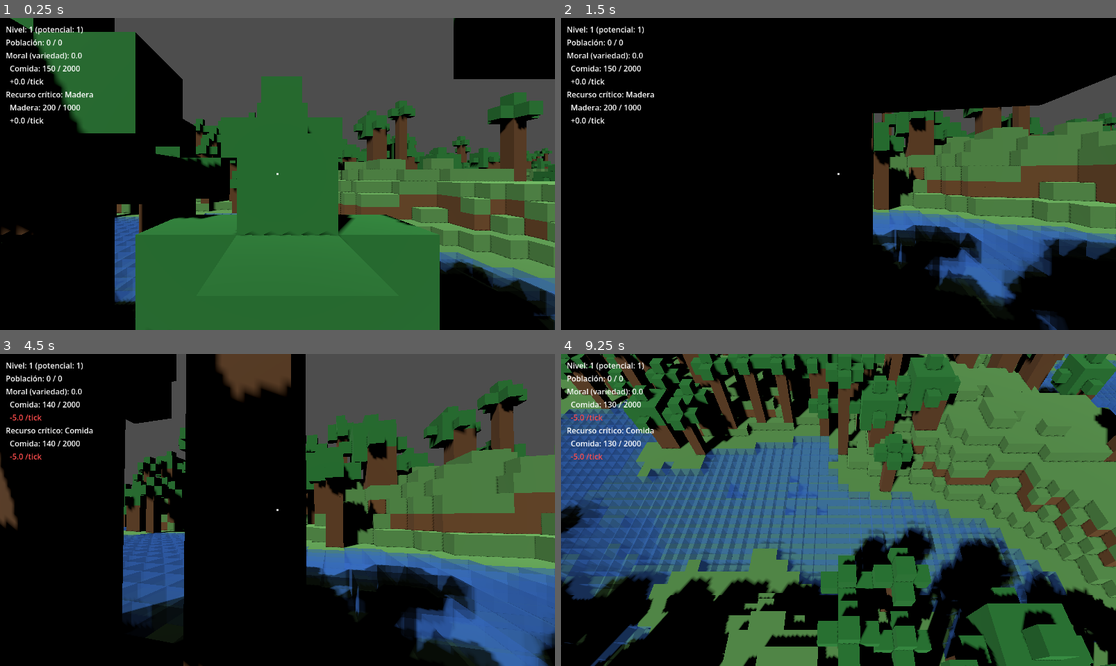
Above: before the commit, frames 1-4 (two rows, left to right).
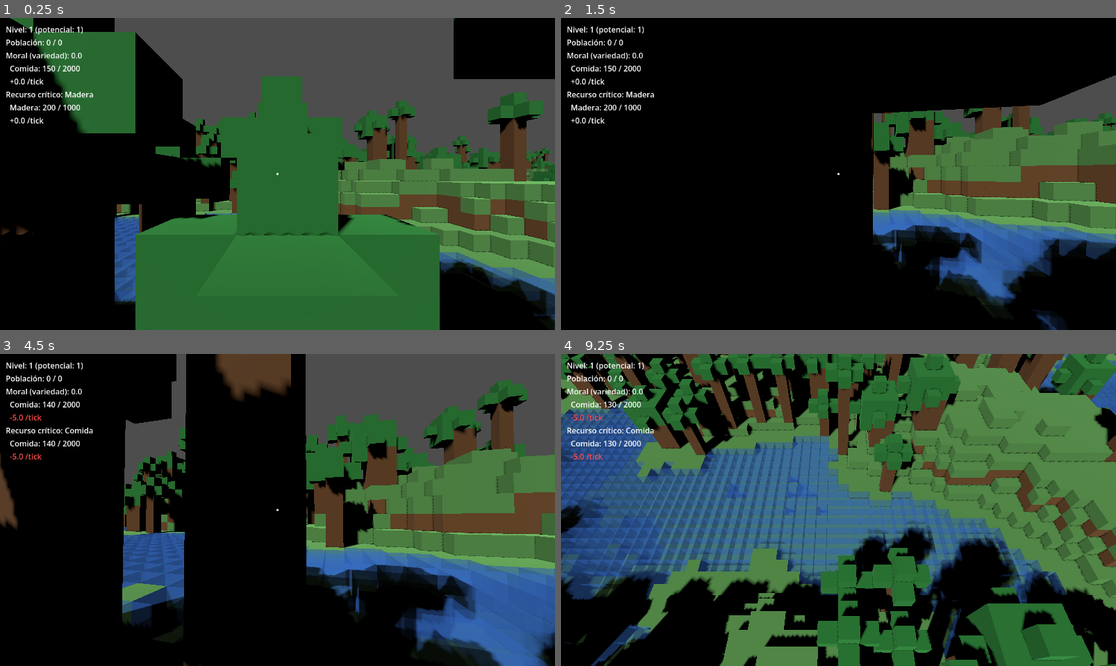
Above: after the commit, the same moments.

Repository: gigalipa/craft-to-nation
Game: Godot game, scene res://scenes/Main.tscn
The game is run twice, just before and just after one commit, with the same random seed, the same clock (stepped at 60 frames per second) and the same inputs.
Inputs (mouse positions are in pixels of both pictures, inside the frame that each line leads up to):
- Up to frame 1 (0.25 s): no input
- Up to frame 2 (1.5 s): tap Enter at 0.5 s; move the mouse to (866, 174) at 0.52 s; hold Shift 0.53-1.28 s; hold W from 0.53 s (still down); click (866, 174) at 0.67 s; tap Space at 0.77 s; move the mouse to (810, 174) at 1.27 s; tap Ctrl at 1.35 s
- Up to frame 3 (4.5 s): keep holding W; tap Space at 1.52, 2.75, 3.02, 3.77 s; move the mouse to (288, 503) at 2.02 s; hold Q 2.03-2.78 s; move the mouse to (271, 516) at 2.77 s; tap E at 2.85 s; click (271, 516) at 2.92 s; move the mouse to (316, 513) at 3.52 s; tap 1 at 3.6 s; move the mouse to (233, 506) at 4.27 s; tap 2 at 4.35 s
- Up to frame 4 (9.25 s): tap Space at 4.52, 5.75, 6.02, 6.77, 7.52, 9.02 s; tap Enter at 5 s; move the mouse to (844, 510) at 5.02 s; tap 0 at 5.1 s; click (844, 510) at 5.17 s; move the mouse to (816, 503) at 5.77 s; release W at 5.78 s; hold D 5.78-6.53 s; tap M at 5.85 s; move the mouse to (866, 510) at 6.52 s; hold W 6.53-8.78 s; tap H at 6.6 s; move the mouse to (810, 510) at 7.27 s; tap L at 7.35 s; click (810, 510) at 7.42 s; move the mouse to (849, 503) at 8.02 s; tap B at 8.1 s; move the mouse to (832, 516) at 8.77 s; hold A from 8.78 s (still down); tap C at 8.85 s

Frames 1-2 are identical in both runs. In frame 3, 0.6% of the frame differs, in the area x 22-99%, y 18-98%; in frame 4, less than 0.1%.

Commit message:
fix: naciente de río como banda de altura, y reintentar hasta reunir NUM_RIOS ríos reales
Bug real, reportado jugando en vivo: con AMPLITUD_DETALLE_RELIEVE alto,
la topografía se ve bien (picos puntiagudos) pero no aparece ningún río
pese a haber picos suficientemente altos.

Root cause 1: MARGEN_NACIENTE_RIO era un único umbral inferior sin techo.
El ruido de detalle es más fuerte precisamente cerca de las cumbres, así
que la franja más alta del mundo queda con relieve local caótico y
_trazar_rio() se atasca ahí de inmediato (cauce de 1 sola celda). Ahora
MARGEN_NACIENTE_RIO es una banda [margen_inferior, margen_superior]
(valor inicial [5, 1]) que excluye esa franja más alta y caótica,
dejando nacer los ríos desde el "hombro" más estable de la montaña.

Root cause 2 (más grave, afectaba también a los parámetros por defecto):
_generar_rios() hacía exactamente NUM_RIOS sorteos sin reintentar. En un
mundo real la mayoría de las regiones elevadas son cuencas cerradas que
nunca llegan al mar (verificado con datos reales: de 18 regiones
candidatas, solo 3 llegaban a desembocar en agua). Bastaba que el
sorteo cayera en varias cuencas cerradas para terminar con CERO ríos
visibles en todo el mapa, sin ningún error. Ahora se sigue sorteando la
siguiente candidata (sin ocupar un cupo de NUM_RIOS) hasta reunir
NUM_RIOS cauces que sí llegan a agua, o agotar las candidatas.

Verificado con datos reales: con los parámetros por defecto (15/0.5) y
también con los experimentales del reporte (EXPONENTE_RELIEVE=0.45,
AMPLITUD_DETALLE_RELIEVE=4.0), TEST 22 (al menos un río real) pasa.

30/30 pruebas de GeneradorMundoTest y 37/37 de BlueprintValidatorTest
(Test.tscn) pasan.

Co-Authored-By: Claude Sonnet 5 <noreply@anthropic.com>
Claude-Session: https://claude.ai/code/session_01SJTyjZex75AFX3j4vFf7i6

Diff:
--- a/godot/scripts/GeneradorMundo.gd
+++ b/godot/scripts/GeneradorMundo.gd
@@ -283,14 +283,21 @@
 ## constante ajustable como UMBRAL_HIERRO/EXPONENTE_RELIEVE.
 const NUM_RIOS := 6
 
-## Una columna es candidata a naciente de río si su altura está a lo sumo
-## esta distancia por debajo de ALTURA_MAXIMA (Sección 1). Subido de 3 a 6
-## (decisión tomada jugando en vivo): con margen 3 (altura >= 12) solo
-## calificaban las cumbres más altas del mundo; con 6 (altura >= 9) también
-## nacen ríos de colinas medias, no solo picos. Subido después a 10
-## (altura >= 5) para ampliar aún más el rango de colinas que pueden dar
-## nacimiento a un río.
-const MARGEN_NACIENTE_RIO := 10
+## Banda de altura [margen_inferior, margen_superior] dentro de la cual una
+## columna es candidata a naciente de río, medida como distancia por debajo
+## de ALTURA_MAXIMA (Sección 1): candidata si su altura está en
+## [ALTURA_MAXIMA - margen_inferior, ALTURA_MAXIMA - margen_superior]. Por
+## ejemplo, con ALTURA_MAXIMA = 15 y esta banda [5, 1], califican las
+## columnas con altura entre 10 y 14 (inclusive).
+## Antes era un único umbral inferior sin techo (cualquier altura >= cierto
+## valor calificaba) — bug real, encontrado jugando en vivo con
+## AMPLITUD_DETALLE_RELIEVE alto: el ruido de detalle es más fuerte
+## precisamente cerca de las cumbres (factor_extremo ~1), así que la propia
+## cumbre exacta queda con relieve local caótico y _trazar_rio() se atasca
+## ahí de inmediato (cauce de 1 sola celda, descartado). El margen superior
+## excluye esa franja más alta y caótica, dejando nacer los ríos desde el
+## "hombro" más estable de la montaña, un poco por debajo de la cumbre.
+const MARGEN_NACIENTE_RIO: Array[int] = [5, 1]
 
 ## Distancia mínima en línea recta (celdas) entre dos nacientes elegidas —
 ## evita que varios de los NUM_RIOS ríos nazcan todos de la misma montaña
@@ -300,7 +307,7 @@
 ## sorteo. Si el terreno alto está muy concentrado, esto puede dejar menos
 ## de NUM_RIOS nacientes disponibles — _generar_rios() simplemente genera
 ## los que alcancen, no es un error.
-const MIN_DISTANCIA_NACIENTES := 20
+const MIN_DISTANCIA_NACIENTES := 10
 
 const ANCHO_MINIMO_RIO := 2
 const ANCHO_MAXIMO_RIO := 6
@@ -563,10 +570,13 @@
 
 
 func _generar_rios(semilla: int, ancho_mundo: int, largo_mundo: int) -> void:
+	var altura_min_naciente: int = ALTURA_MAXIMA - MARGEN_NACIENTE_RIO[0]
+	var altura_max_naciente: int = ALTURA_MAXIMA - MARGEN_NACIENTE_RIO[1]
 	var candidatos_brutos: Array[Vector2i] = []
 	for x in range(ancho_mundo):
 		for z in range(largo_mundo):
-			if altura_en(x, z) >= ALTURA_MAXIMA - MARGEN_NACIENTE_RIO:
+			var h: int = altura_en(x, z)
+			if h >= altura_min_naciente and h <= altura_max_naciente:
 				candidatos_brutos.append(Vector2i(x, z))
 	if candidatos_brutos.is_empty():
 		return
@@ -584,29 +594,45 @@
 	var rng := RandomNumberGenerator.new()
 	rng.seed = semilla + 5
 
+	# Se sigue sorteando mientras falten ríos y queden candidatas — no solo
+	# NUM_RIOS sorteos — descartando de inmediato (sin ocupar un cupo) las
+	# candidatas cuyo cauce crudo ni siquiera llega a desembocar en agua. Bug
+	# real, encontrado jugando en vivo: con el diseño anterior (exactamente
+	# NUM_RIOS sorteos, sin reintentar), en un mundo real la mayoría de las
+	# regiones elevadas son cuencas cerradas que nunca llegan al mar —
+	# bastaba con que el sorteo cayera en varias de esas para terminar con
+	# CERO ríos visibles en todo el mapa, sin ningún error. Reintentar con
+	# la siguiente candidata hasta agotar la lista es la corrección: mismo
+	# criterio de descarte ya usado más abajo (Sección 2b), aplicado antes
+	# de gastar uno de los NUM_RIOS cupos.
 	var rios: Array[Dictionary] = []
-	for i in range(NUM_RIOS):
-		if candidatos.is_empty():
-			break
+	while rios.size() < NUM_RIOS and not candidatos.is_empty():
 		var idx: int = rng.randi() % candidatos.size()
 		var origen: Vector2i = candidatos[idx]
 		candidatos.remove_at(idx)
 		var ancho: int = rng.randi_range(ANCHO_MINIMO_RIO, ANCHO_MAXIMO_RIO)
-		rios.append({
-			"indice": i,
-			"origen": origen,
-			"ancho": ancho,
-			"altura_nacimiento": altura_en(origen.x, origen.y),
-			"cauce_crudo": _trazar_rio(origen, ancho_mundo, largo_mundo),
-		})
+		var cauce_crudo: Array[Vector2i] = _trazar_rio(origen, ancho_mundo, largo_mundo)
+
 		# Filtrar candidatas demasiado cerca de la naciente recién elegida
 		# (MIN_DISTANCIA_NACIENTES) — no consume el RNG, así que no afecta el
-		# determinismo de los sorteos siguientes.
+		# determinismo de los sorteos siguientes. Se aplica siempre, haya
+		# tenido éxito esta naciente o no (evita reintentar la misma zona).
 		var candidatos_lejanos: Array[Vector2i] = []
 		for c in candidatos:
 			if Vector2(c.x - origen.x, c.y - origen.y).length() >= MIN_DISTANCIA_NACIENTES:
 				candidatos_lejanos.append(c)
 		candidatos = candidatos_lejanos
+
+		if cauce_crudo.size() < 2 or not es_agua_en(cauce_crudo[cauce_crudo.size() - 1].x, cauce_crudo[cauce_crudo.size() - 1].y):
+			continue
+
+		rios.append({
+			"indice": rios.size(),
+			"origen": origen,
+			"ancho": ancho,
+			"altura_nacimiento": altura_en(origen.x, origen.y),
+			"cauce_crudo": cauce_crudo,
+		})
 
 	_resolver_cruces(rios)
 
--- a/godot/scripts/GeneradorMundoTest.gd
+++ b/godot/scripts/GeneradorMundoTest.gd
@@ -330,10 +330,13 @@
 	# la selección de nacientes de _generar_rios() (mismo RNG sembrado en
 	# semilla+5) para poder verificar la invariante real sobre las celdas de
 	# cauce mismas, no sobre toda la franja.
+	var altura_min_naciente_t24: int = GeneradorMundoScript.ALTURA_MAXIMA - GeneradorMundoScript.MARGEN_NACIENTE_RIO[0]
+	var altura_max_naciente_t24: int = GeneradorMundoScript.ALTURA_MAXIMA - GeneradorMundoScript.MARGEN_NACIENTE_RIO[1]
 	var candidatos_brutos_t24: Array[Vector2i] = []
 	for x in range(VoxelWorld.ANCHO_MUNDO):
 		for z in range(VoxelWorld.LARGO_MUNDO):
-			if gen_full_a.altura_en(x, z) >= GeneradorMundoScript.ALTURA_MAXIMA - GeneradorMundoScript.MARGEN_NACIENTE_RIO:
+			var h_t24: int = gen_full_a.altura_en(x, z)
+			if h_t24 >= altura_min_naciente_t24 and h_t24 <= altura_max_naciente_t24:
 				candidatos_brutos_t24.append(Vector2i(x, z))
 	var regiones_t24: Array = GeneradorMundoScript._agrupar_regiones_elevadas(candidatos_brutos_t24)
 	var candidatos_t24: Array[Vector2i] = []
@@ -436,18 +439,22 @@
 		assert(not gen_casc27.es_cascada_en(celda27.x, celda27.y))
 	print("OK: ninguna celda de franja se marca como cascada si _aplicar_ancho_profundidad() no la registró antes como río real.")
 
-	print("\n=== TEST 28: un río cuyo cauce no llega a agua se descarta por completo (ninguna de sus celdas se registra como río) ===")
+	print("\n=== TEST 28: un cauce crudo que no llega a agua se descarta y se reintenta con la siguiente candidata (sin gastar un cupo de NUM_RIOS) ===")
 	# Reproduce exactamente la selección de nacientes/anchos de _generar_rios()
-	# (mismo RNG sembrado en semilla+5, mismo orden de sorteos) para poder
-	# identificar, en un mundo real ya generado, cuáles de los NUM_RIOS
-	# candidatos NO llegaron a agua — esos deben tener CERO celdas registradas
-	# como río en el mundo final, sin importar cuántos pasos haya recorrido su
-	# cauce crudo antes de quedar atrapado en una mesa/valle cerrado.
+	# (mismo RNG sembrado en semilla+5, mismo orden de sorteos, mismo criterio
+	# de reintento) para poder identificar, en un mundo real ya generado,
+	# candidatas cuyo cauce crudo NO llega a agua — esas deben tener CERO
+	# celdas registradas como río en el mundo final, y no deben contar para
+	# los NUM_RIOS ríos finales (Sección 1: se reintenta con la siguiente
+	# candidata en vez de terminar con menos ríos de los necesarios).
 	var gen_t28: RefCounted = GeneradorMundoScript.new(VoxelWorld.SEMILLA_MUNDO, VoxelWorld.ANCHO_MUNDO, VoxelWorld.LARGO_MUNDO)
+	var altura_min_naciente_t28: int = GeneradorMundoScript.ALTURA_MAXIMA - GeneradorMundoScript.MARGEN_NACIENTE_RIO[0]
+	var altura_max_naciente_t28: int = GeneradorMundoScript.ALTURA_MAXIMA - GeneradorMundoScript.MARGEN_NACIENTE_RIO[1]
 	var candidatos_brutos_t28: Array[Vector2i] = []
 	for x in range(VoxelWorld.ANCHO_MUNDO):
 		for z in range(VoxelWorld.LARGO_MUNDO):
-			if gen_t28.altura_en(x, z) >= GeneradorMundoScript.ALTURA_MAXIMA - GeneradorMundoScript.MARGEN_NACIENTE_RIO:
+			var h_t28: int = gen_t28.altura_en(x, z)
+			if h_t28 >= altura_min_naciente_t28 and h_t28 <= altura_max_naciente_t28:
 				candidatos_brutos_t28.append(Vector2i(x, z))
 	var regiones_t28: Array = GeneradorMundoScript._agrupar_regiones_elevadas(candidatos_brutos_t28)
 	var candidatos_t28: Array[Vector2i] = []
@@ -457,9 +464,8 @@
 	rng_t28.seed = VoxelWorld.SEMILLA_MUNDO + 5
 	var vio_descartado_t28 := false
 	var vio_sobreviviente_t28 := false
-	for i in range(GeneradorMundoScript.NUM_RIOS):
-		if candidatos_t28.is_empty():
-			break
+	var rios_encontrados_t28 := 0
+	while rios_encontrados_t28 < GeneradorMundoScript.NUM_RIOS and not candidatos_t28.is_empty():
 		var idx: int = rng_t28.randi() % candidatos_t28.size()
 		var origen: Vector2i = candidatos_t28[idx]
 		candidatos_t28.remove_at(idx)
@@ -471,15 +477,16 @@
 		candidatos_t28 = candidatos_lejanos_t28
 		var cauce_t28: Array[Vector2i] = gen_t28._trazar_rio(origen, VoxelWorld.ANCHO_MUNDO, VoxelWorld.LARGO_MUNDO)
 		var ultima_t28: Vector2i = cauce_t28[cauce_t28.size() - 1]
-		if gen_t28.es_agua_en(ultima_t28.x, ultima_t28.y):
-			vio_sobreviviente_t28 = true
+		if cauce_t28.size() < 2 or not gen_t28.es_agua_en(ultima_t28.x, ultima_t28.y):
+			vio_descartado_t28 = true
+			for celda_t28 in cauce_t28:
+				assert(not gen_t28.es_rio_en(celda_t28.x, celda_t28.y))
 			continue
-		vio_descartado_t28 = true
-		for celda_t28 in cauce_t28:
-			assert(not gen_t28.es_rio_en(celda_t28.x, celda_t28.y))
+		vio_sobreviviente_t28 = true
+		rios_encontrados_t28 += 1
 	assert(vio_descartado_t28)
 	assert(vio_sobreviviente_t28)
-	print("OK: los cauces que no llegan a agua quedan con cero celdas registradas como río; los que sí llegan siguen intactos.")
+	print("OK: los cauces crudos que no llegan a agua quedan con cero celdas registradas como río, y se reintenta con la siguiente candidata sin gastar un cupo de NUM_RIOS.")
 
 	print("\n=== TEST 29: _agrupar_regiones_elevadas() separa regiones desconectadas y agrupa una región en L completa ===")
 	var celdas_dos_islas: Array[Vector2i] = [
@@ -513,10 +520,13 @@
 	# centro de la cumbre" tenga más de un candidato real que decidir entre
 	# ellos (con una sola celda en la cumbre, el resultado sería trivial).
 	var gen_t30: RefCounted = GeneradorMundoScript.new(99, 80, 80)
+	var altura_min_naciente_t30: int = GeneradorMundoScript.ALTURA_MAXIMA - GeneradorMundoScript.MARGEN_NACIENTE_RIO[0]
+	var altura_max_naciente_t30: int = GeneradorMundoScript.ALTURA_MAXIMA - GeneradorMundoScript.MARGEN_NACIENTE_RIO[1]
 	var candidatos_brutos_t30: Array[Vector2i] = []
 	for x in range(80):
 		for z in range(80):
-			if gen_t30.altura_en(x, z) >= GeneradorMundoScript.ALTURA_MAXIMA - GeneradorMundoScript.MARGEN_NACIENTE_RIO:
+			var h_t30: int = gen_t30.altura_en(x, z)
+			if h_t30 >= altura_min_naciente_t30 and h_t30 <= altura_max_naciente_t30:
 				candidatos_brutos_t30.append(Vector2i(x, z))
 	var regiones_t30: Array = GeneradorMundoScript._agrupar_regiones_elevadas(candidatos_brutos_t30)
 	var probada_t30 := false
Not shown, changed: docs/superpowers/specs/2026-09-13-rios-corriente-cascadas-design.md
